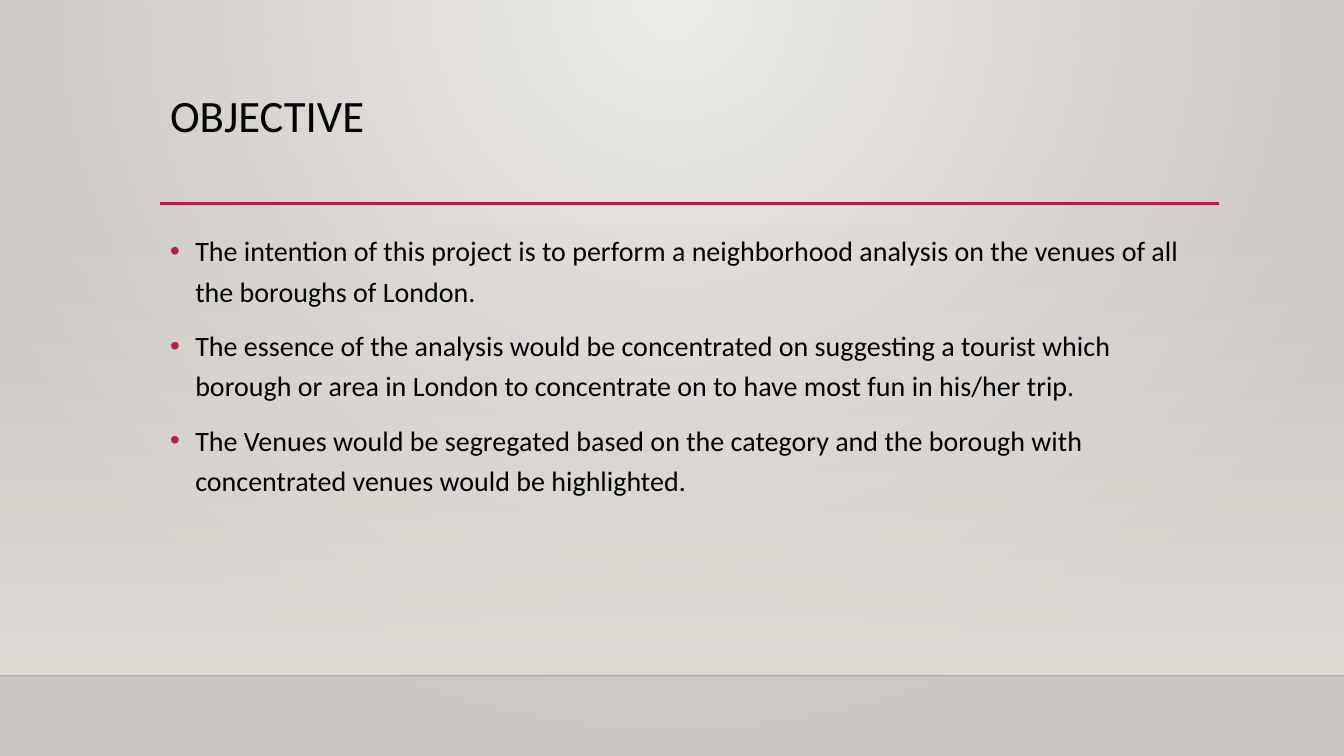
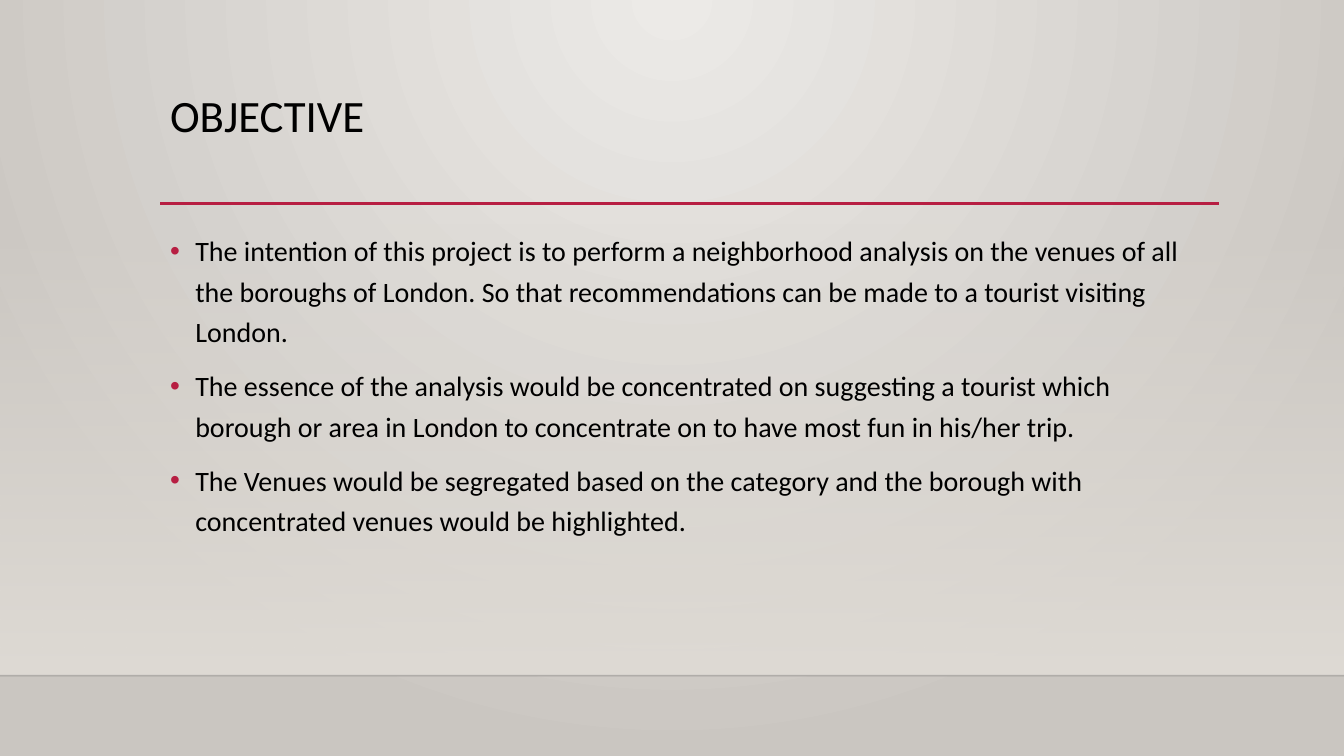
Before and after one commit to sharmilamurty/NeighborhoodBattle_London, a slide deck: slide 2 of Neighbourhood Battle.pptx. Drawn at 1344x756 pixels with LibreOffice and Linux fonts; fonts in the diff are those of the drawing; background and template pictures are left out. Boxes give left, top, right and bottom in pixels: in the first picture for what was removed or moved away, otherwise in the second. Text is boxed around its words. In the diff, an @@ line names an element or a change of style, - is before the commit and + after.

```diff
--- a/Neighbourhood Battle.pptx
+++ b/Neighbourhood Battle.pptx
@@ text at (x1=195, y1=241, x2=1177, y2=342): text changed @@
-• The intention of this project is to perform a neighborhood analysis on the venues of all the boroughs of London.
+• The intention of this project is to perform a neighborhood analysis on the venues of all the boroughs of London. So that recommendations can be made to a tourist visiting London.
```
Also in this commit, not shown: 1 other slide changed, 1 other file.
